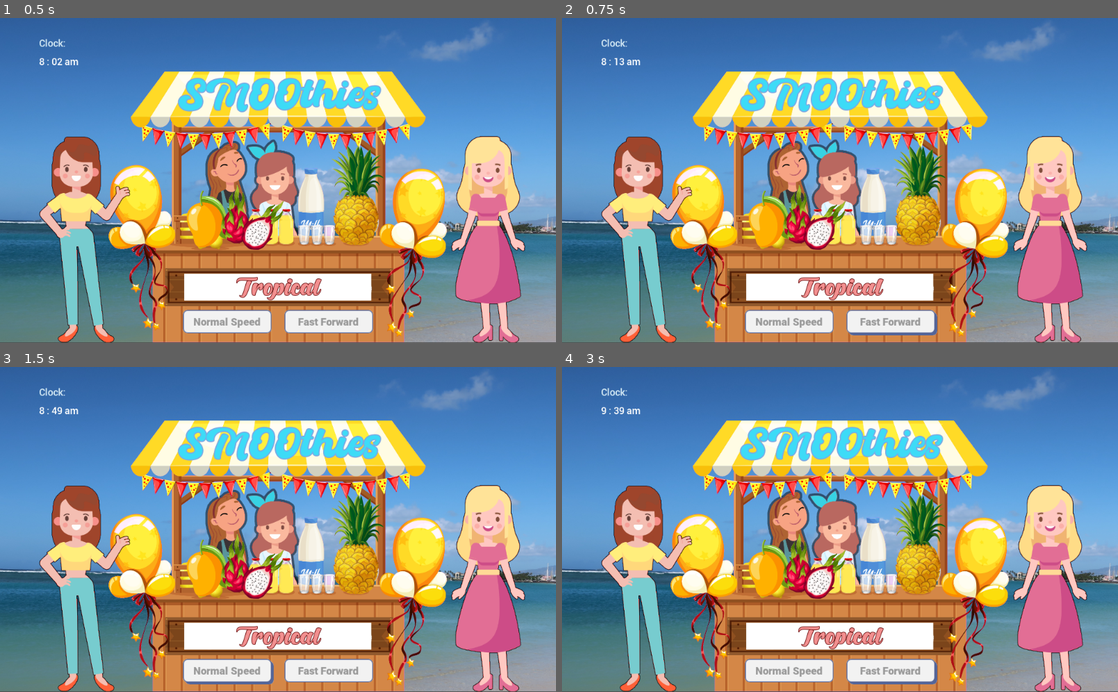
Above: before the commit, frames 1-4 (two rows, left to right).
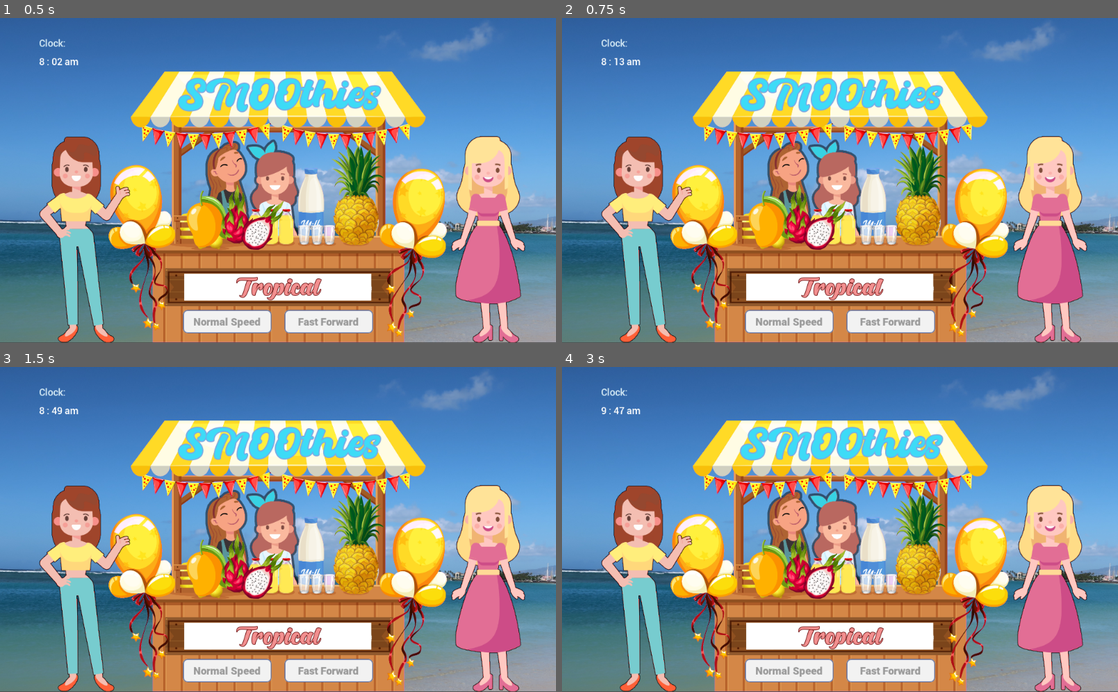
Above: after the commit, the same moments.

Repository: thepriscillawang/SMOOthies
Game: Godot game, scene res://Scenes/Simulation.tscn
The game is run twice, just before and just after one commit, with the same random seed, the same clock (stepped at 60 frames per second) and the same inputs. This scene is started directly instead of the project's main scene. Sound files missing from this copy of the repository are replaced by a short silence.
Inputs (mouse positions are in pixels of both pictures, inside the frame that each line leads up to; where the layout moved, square brackets give the same spot in the first picture):
- Up to frame 1 (0.5 s): no input
- Up to frame 2 (0.75 s): click (890, 323) at 0.5 s
- Up to frame 3 (1.5 s): click (227, 672) at 1.25 s
- Up to frame 4 (3 s): click (890, 672) [789, 672] at 2 s; click (890, 672) at 2.77 s

Frame 1 is identical in both runs. In frame 2, 0.1% of the frame differs, in the area x 51-68%, y 90-98%; in frame 3, 0.1%; in frame 4, 0.2%, in the area x 9-68%, y 12-98%.
Error in both runs: Invalid operands 'Nil' and 'int' in operator '-'. (res://Scenes/Algorithm.gd:120)

Commit message:
coded fast forward and slow down buttons

Diff:
--- a/src/SMOOthies/Scenes/Simulation.gd
+++ b/src/SMOOthies/Scenes/Simulation.gd
@@ -3,19 +3,10 @@
 var is_fast_forward = false
 # Called when the node enters the scene tree for the first time.
 func _ready():
+	$FastForwardButton.disabled = false
+	$NormalSpeedButton.disabled = true
 	Algorithm.calculate_sold_cups()
 	pass # Replace with function body.
-
-func _on_FastForwardButton_pressed():
-	if 	(is_fast_forward):
-		# CHANGE TO FAST FORWARD BUTTON HERE
-		#$FastForwardButton.text = "Fast Forward"
-		is_fast_forward = false
-	else:
-		# CHANGE TO SLOW DOWN BUTTON HERE
-		#$FastForwardButton.text = "Slow Down"
-		is_fast_forward = true
-	#go_to_report()
 
 func go_to_report():
 	if (Global.curr_day < Global.total_days):
@@ -57,3 +48,15 @@
 
 func _on_Timer_timeout():
 	go_to_report()
+
+
+func _on_NormalSpeedButton_pressed():
+	is_fast_forward = false
+	$FastForwardButton.disabled = false
+	$NormalSpeedButton.disabled = true
+
+
+func _on_FastForwardButton_pressed():
+	is_fast_forward = true
+	$FastForwardButton.disabled = true
+	$NormalSpeedButton.disabled = false
--- a/src/SMOOthies/Scenes/Simulation.tscn
+++ b/src/SMOOthies/Scenes/Simulation.tscn
@@ -109,5 +109,5 @@
 custom_fonts/font = SubResource( 4 )
 
 [connection signal="pressed" from="FastForwardButton" to="." method="_on_FastForwardButton_pressed"]
-[connection signal="pressed" from="NormalSpeedButton" to="." method="_on_FastForwardButton_pressed"]
+[connection signal="pressed" from="NormalSpeedButton" to="." method="_on_NormalSpeedButton_pressed"]
 [connection signal="timeout" from="Timer" to="." method="_on_Timer_timeout"]
